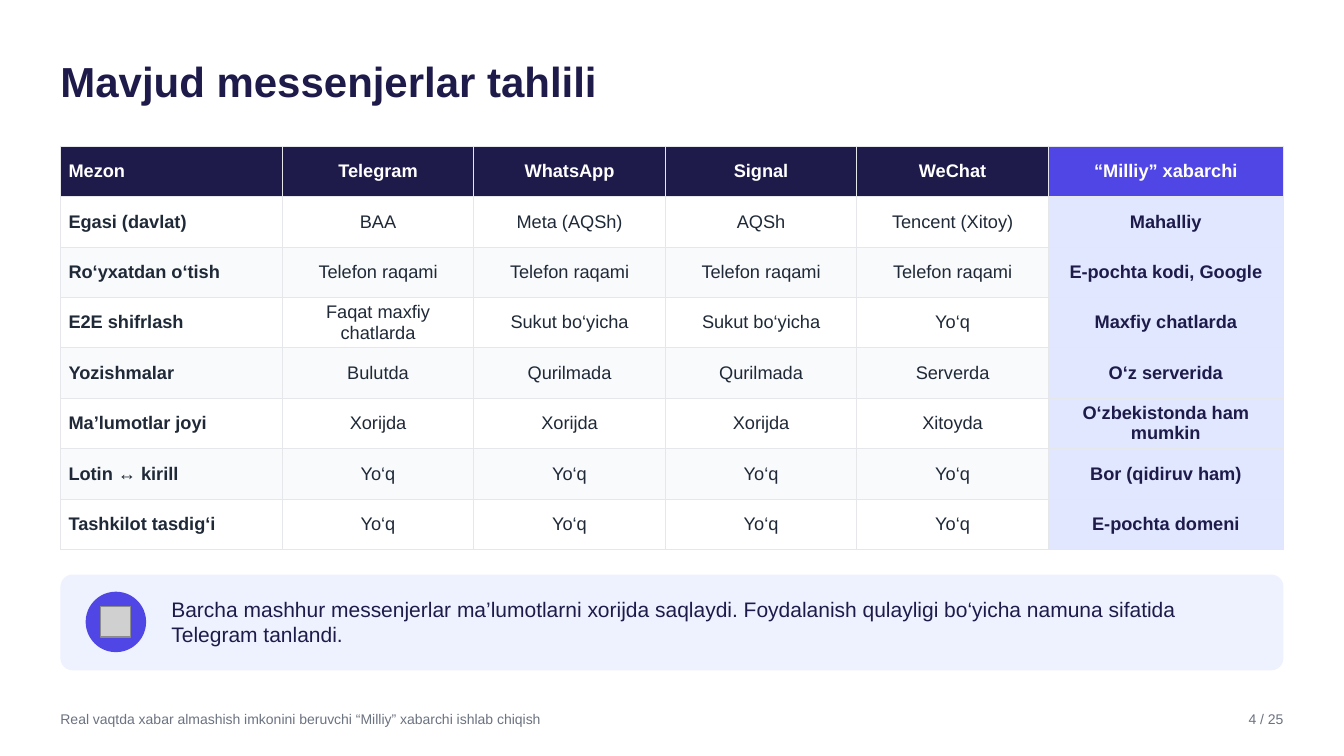
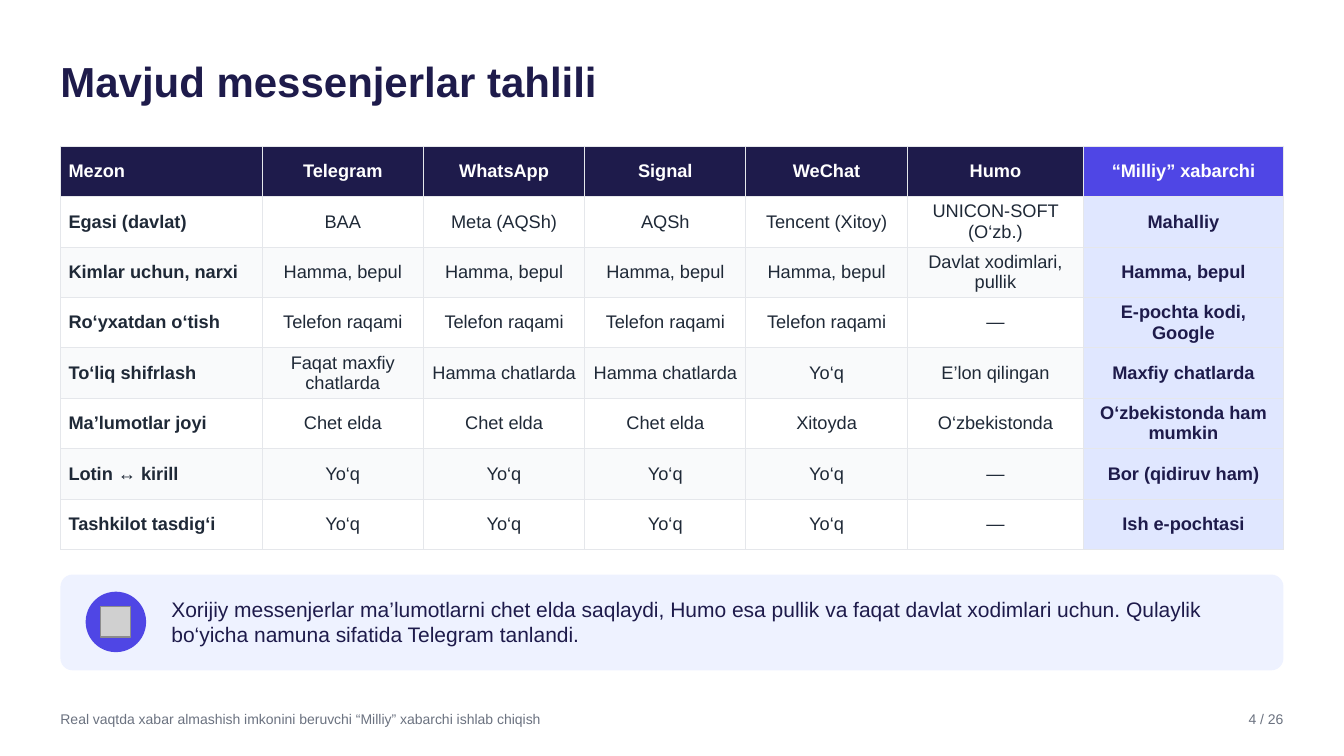
Before and after one commit to SardorSohinazarov/diplom-ish, a slide deck: slide 4 of diplom/Taqdimot_Sohinazarov_Sardor.pptx. Drawn at 1344x756 pixels with LibreOffice and Linux fonts; fonts in the diff are those of the drawing; grey boxes stand for pictures. Boxes give left, top, right and bottom in pixels: in the first picture for what was removed or moved away, otherwise in the second. Text is boxed around its words. In the diff, an @@ line names an element or a change of style, - is before the commit and + after.

```diff
--- a/diplom/Taqdimot_Sohinazarov_Sardor.pptx
+++ b/diplom/Taqdimot_Sohinazarov_Sardor.pptx
@@ table at box(60, 146, 1284, 538) @@
-column 1: Mezon | Egasi (davlat) | Ro‘yxatdan o‘tish | E2E shifrlash | Yozishmalar | Ma’lumotlar joyi | Lotin ↔ kirill | Tashkilot tasdig‘i
-column 2: Telegram | BAA | Telefon raqami | Faqat maxfiy chatlarda | Bulutda | Xorijda | Yo‘q | Yo‘q
-column 3: WhatsApp | Meta (AQSh) | Telefon raqami | Sukut bo‘yicha | Qurilmada | Xorijda | Yo‘q | Yo‘q
-column 4: Signal | AQSh | Telefon raqami | Sukut bo‘yicha | Qurilmada | Xorijda | Yo‘q | Yo‘q
-column 5: WeChat | Tencent (Xitoy) | Telefon raqami | Yo‘q | Serverda | Xitoyda | Yo‘q | Yo‘q
-column 6: “Milliy” xabarchi | Mahalliy | E-pochta kodi, Google | Maxfiy chatlarda | O‘z serverida | O‘zbekistonda ham mumkin | Bor (qidiruv ham) | E-pochta domeni
+column 1: Mezon | Egasi (davlat) | Kimlar uchun, narxi | Ro‘yxatdan o‘tish | To‘liq shifrlash | Ma’lumotlar joyi | Lotin ↔ kirill | Tashkilot tasdig‘i
+column 2: Telegram | BAA | Hamma, bepul | Telefon raqami | Faqat maxfiy chatlarda | Chet elda | Yo‘q | Yo‘q
+column 3: WhatsApp | Meta (AQSh) | Hamma, bepul | Telefon raqami | Hamma chatlarda | Chet elda | Yo‘q | Yo‘q
+column 4: Signal | AQSh | Hamma, bepul | Telefon raqami | Hamma chatlarda | Chet elda | Yo‘q | Yo‘q
+column 5: WeChat | Tencent (Xitoy) | Hamma, bepul | Telefon raqami | Yo‘q | Xitoyda | Yo‘q | Yo‘q
+column 6: Humo | UNICON-SOFT (O‘zb.) | Davlat xodimlari, pullik | — | E’lon qilingan | O‘zbekistonda | — | —
+column 7: “Milliy” xabarchi | Mahalliy | Hamma, bepul | E-pochta kodi, Google | Maxfiy chatlarda | O‘zbekistonda ham mumkin | Bor (qidiruv ham) | Ish e-pochtasi
@@ text at box(171, 601, 1201, 647): text changed @@
-Barcha mashhur messenjerlar ma’lumotlarni xorijda saqlaydi. Foydalanish qulayligi bo‘yicha namuna sifatida Telegram tanlandi.
+Xorijiy messenjerlar ma’lumotlarni chet elda saqlaydi, Humo esa pullik va faqat davlat xodimlari uchun. Qulaylik bo‘yicha namuna sifatida Telegram tanlandi.
@@ text at box(1249, 714, 1284, 724): text changed @@
-4 / 25
+4 / 26
```
Also in this commit, not shown: 22 other slides changed, 1 slide added, 20 other files.
